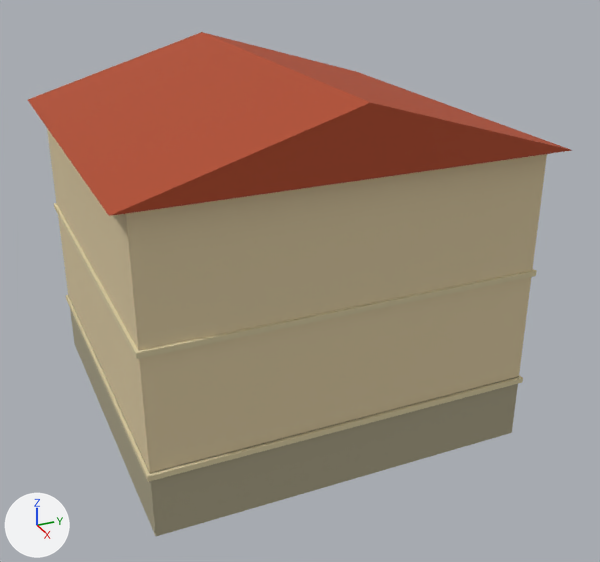
The glTF model assets/environment/city_square/wide_house.glb as it was, and as the next commit left it.
Rendered twice from a 50 mm lens placed at (20.0, -8.12, 12.37), pointed at (0.89, 0.48, 2.81). The lights are fixed; the arrows at lower left show +X, +Y and +Z. The first picture is the older version. Vertices at exactly the same position are counted once.

The first picture shows 'House'.
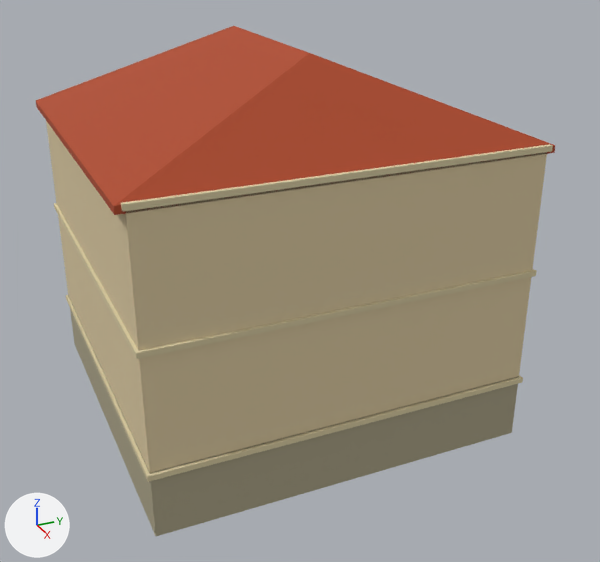
Location of each change, [x1, y1, x2, y2] in pixels of the pictures (600 x 562 px):
'House', reshaped
    before: [28, 32, 572, 536]
    after: [36, 26, 555, 536]
part 1 of me_stonefoundation, rebuilt
    before: [28, 32, 572, 216]
    after: [36, 26, 555, 215]

The change in detail:
me_stonefoundation is used by ob_house; location (0.0, 0.0, 0.0).
me_stonefoundation had 358 vertices, 476 faces and spanned x -5.4..5.4, y -5.4..5.4, z -0.9..8.7.
me_stonefoundation now has 364 vertices, 488 faces and spans x -5.07..5.07, y -5.22..5.32, z -0.9..9.24.
me_stonefoundation part 1: the loose piece of 6 vertices spanning x -5.4..5.4, y -5.4..5.4, z 7.1..8.7 is rebuilt with 12 vertices and now spans x -5.0..5.0, y -5.22..5.22, z 6.96..9.24.
